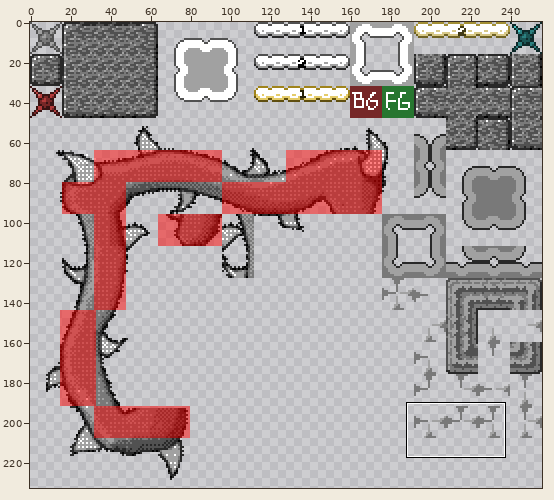
One commit to this sprite sheet: bin/assets/tilesets/tiled_files/skyt.png. The first picture is a wide view before the edit; the outline marks the close-up.
Close-up. Before:
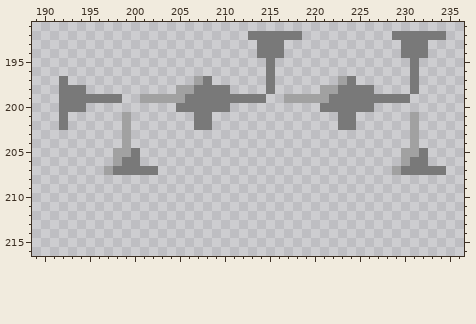
The file is 256x336 pixels. Colours within 5 levels of each other are drawn and written as one. Shown: x 189..236, y 191..216. The wide view leaves out empty margins.
And afterwards:
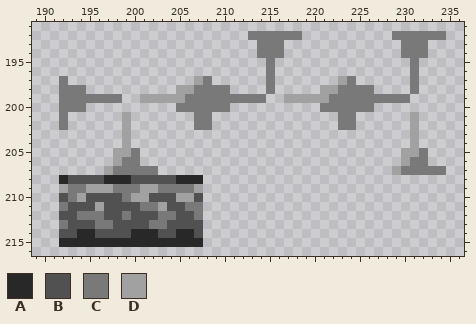
Palette (. is transparent): A #282828  B #515151  C #797979  D #a1a1a1
Edits made:
y 208: x 192..207 ................ -> ABBBBAAABBBBBAAA
y 209: x 192..207 ................ -> DCCDDDCCCDDCCCCD
y 210: x 192..207 ................ -> BCDBBBBCDDBBBDDB
y 211: x 192..207 ................ -> CBBBDBBBBCCDBBCC
y 212: x 192..207 ................ -> BBCCCBBCBBBCCBBC
y 213: x 192..207 ................ -> CBBBCCBBBBCCBBBB
y 214: x 192..207 ................ -> BBAABBBBAAABBAAB
y 215: x 192..207 ................ -> AAAAAAAAAAAAAAAA
Boxes around the changes in both close-ups, in picture pixels (x1, y1, x2, y2):
added: (59, 175, 203, 247)
